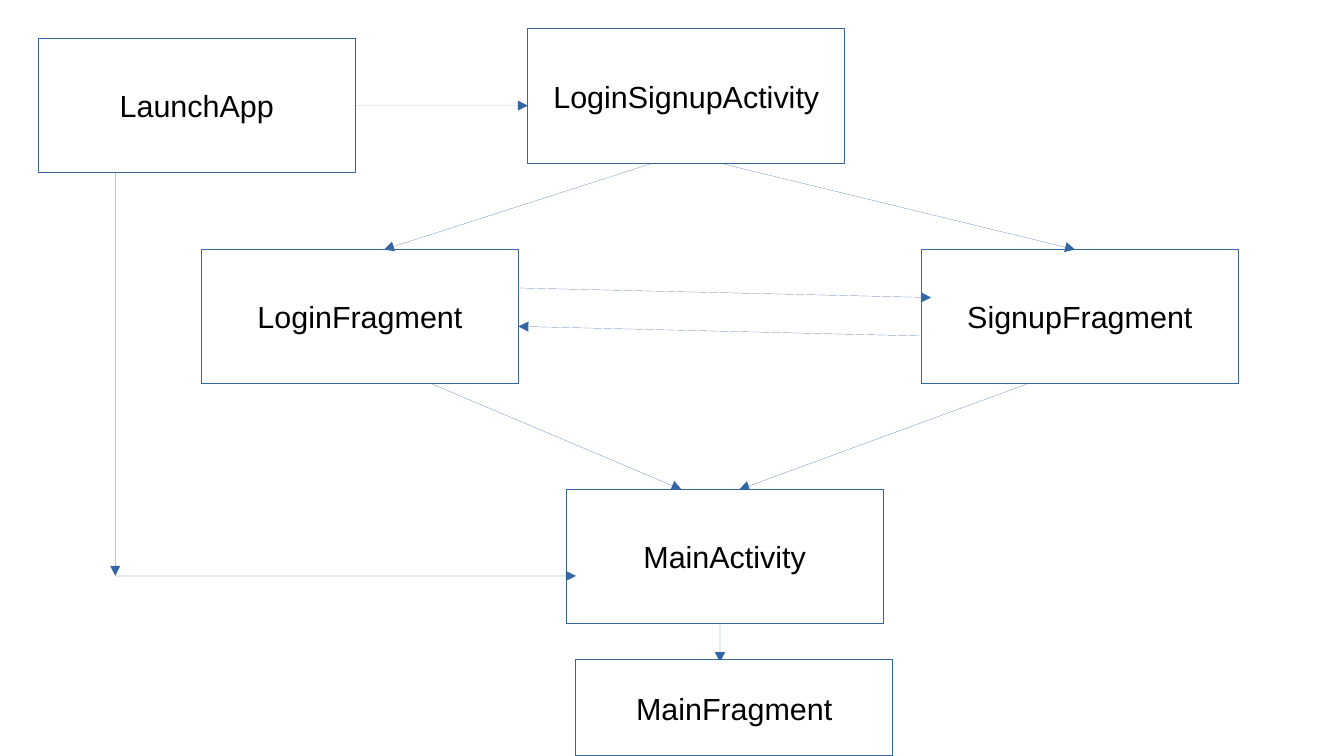
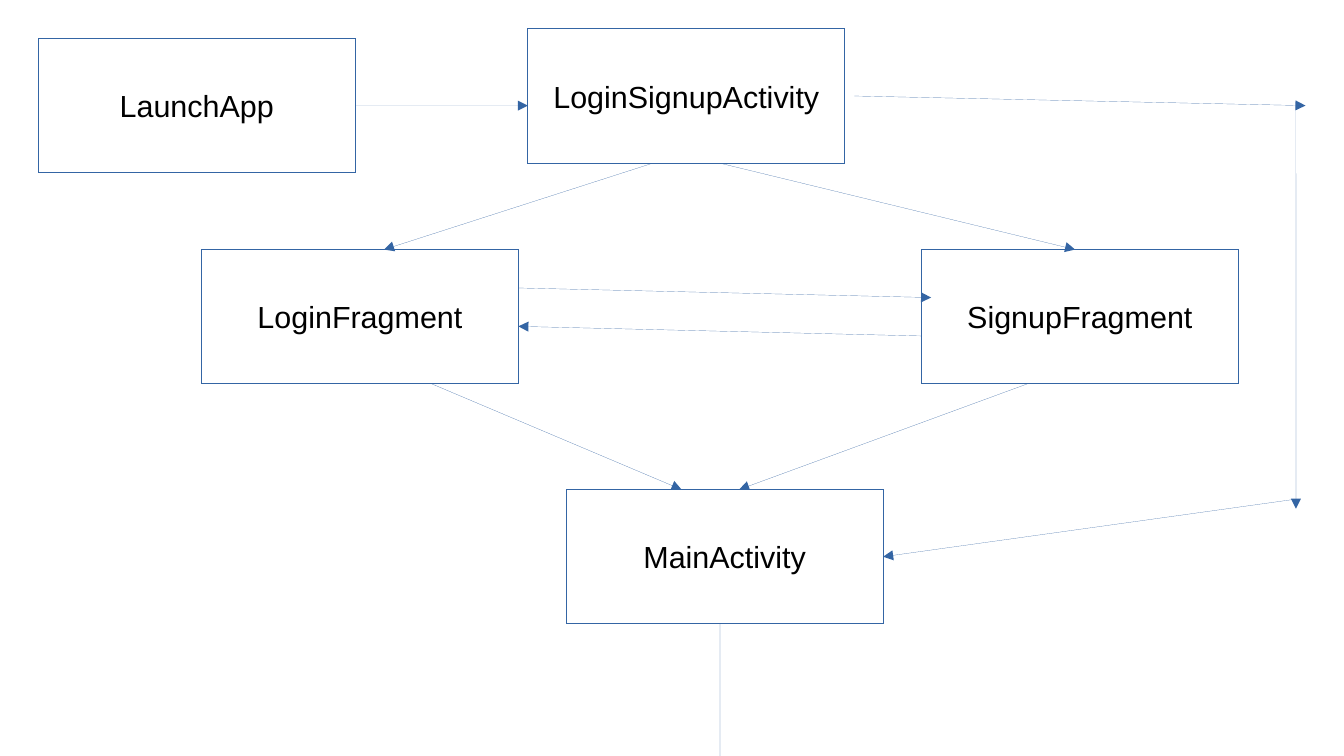
Before and after one commit to LUCIF680/Nacl-Appstore, a slide deck: slide 1 of Diagram.odp. Drawn at 1344x756 pixels with LibreOffice and Linux fonts; fonts in the diff are those of the drawing. Boxes give left, top, right and bottom in pixels: in the first picture for what was removed or moved away, otherwise in the second. Text is boxed around its words. In the diff, an @@ line names an element or a change of style, - is before the commit and + after.

```diff
--- a/Diagram.odp
+++ b/Diagram.odp
@@ arrow moved from (115, 576) - (576, 576) to (855, 96) - (1306, 106) @@
@@ arrow moved from (115, 173) - (115, 576) to (1296, 106) - (1296, 509) @@
@@ arrow added from (1296, 499) to (883, 557), #3465A4 0 pt @@
@@ arrow moved from (721, 624) - (721, 662) to (721, 624) - (721, 756) @@
@@ rectangle removed at [576,660,893,756] @@
-MainFragment
```
Also in this commit, not shown: 1 slide added.
